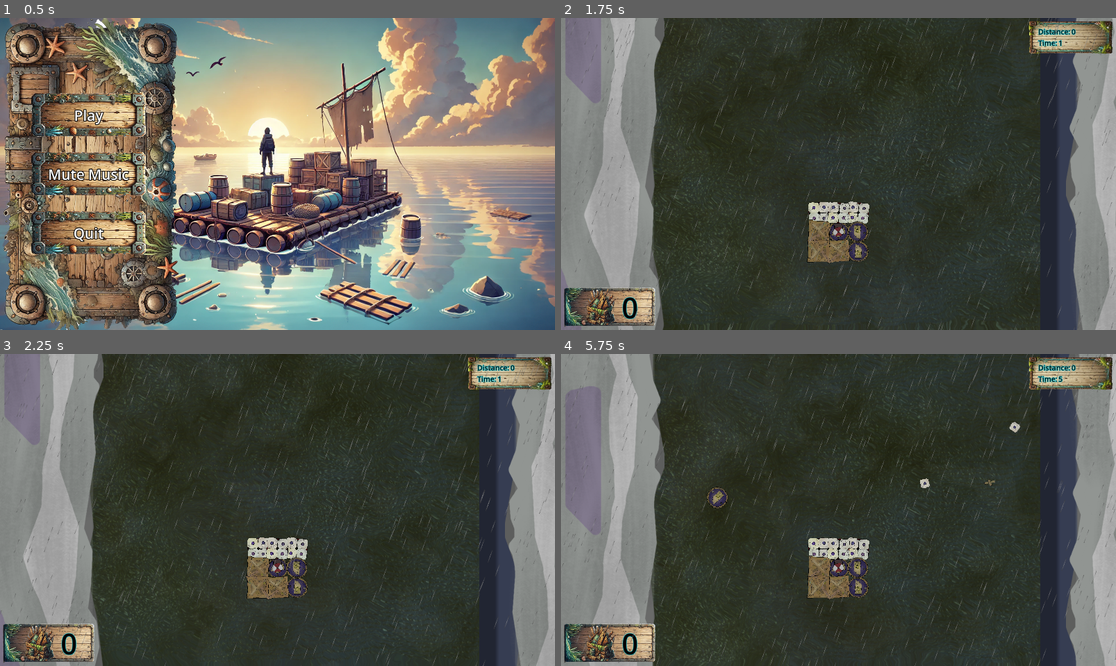
Above: before the commit, frames 1-4 (two rows, left to right).
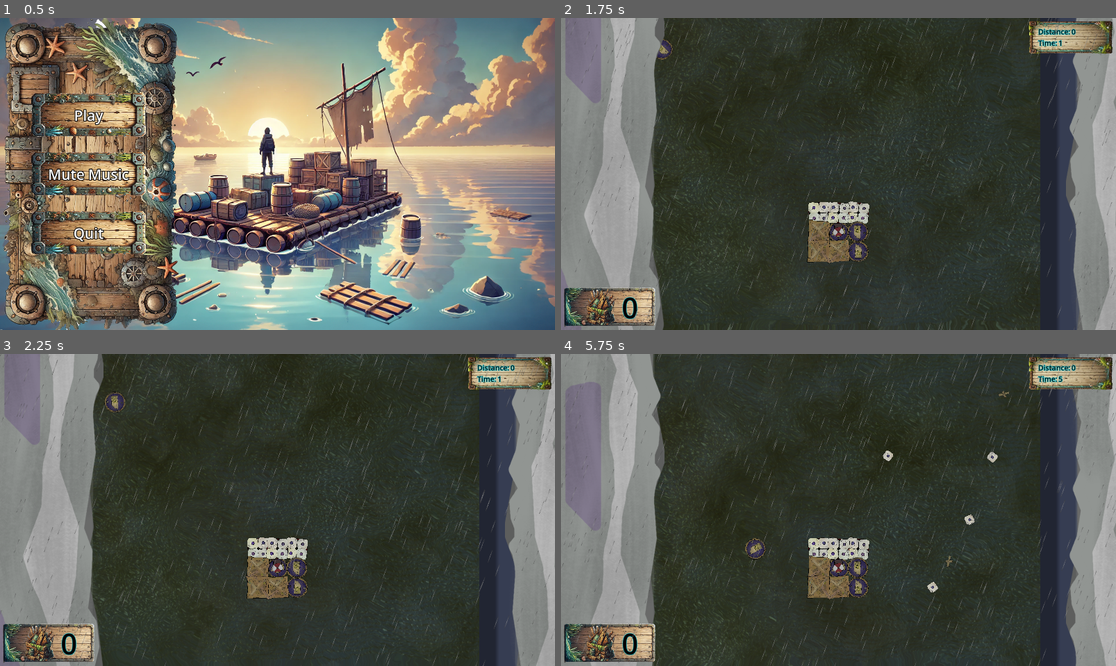
Above: after the commit, the same moments.

Repository: ARCsweden/GameJam2024FallA
Game: Godot game, scene res://UI/main_menu.tscn
Same seed, same stepped clock (60 frames per second), same inputs: the game is played once before the commit and once after it. The engine's default icon, where the game draws it, is replaced by a stand-in: a white triangle on a blue panel in a dark square.
Inputs (mouse positions are in pixels of both pictures, inside the frame that each line leads up to):
- Up to frame 1 (0.5 s): no input
- Up to frame 2 (1.75 s): click "Play" at 0.5 s; tap Enter (DebugRebuild) at 1.25 s; move the mouse to (960, 158) at 1.27 s; click (960, 158) at 1.42 s
- Up to frame 3 (2.25 s): move the mouse to (166, 525) at 2.02 s; click (166, 525) at 2.17 s
- Up to frame 4 (5.75 s): move the mouse to (894, 441) at 2.77 s; click (894, 441) at 2.92 s; move the mouse to (810, 572) at 3.52 s; click (810, 572) at 3.67 s; move the mouse to (1005, 556) at 4.27 s; click (1005, 556) at 4.42 s; move the mouse to (672, 463) at 5.02 s; click (672, 463) at 5.17 s

Frame 1 is identical in both runs. In frame 2, 0.1% of the frame differs, in the area x 17-81%, y 6-73%; in frame 3, 0.2%; in frame 4, 2.0%, in the area x 0-100%, y 0-100%.

Commit message:
Moved game mechanic variables into Global.gd

Diff:
--- a/dontdrowntogether/Scenes/player.tscn
+++ b/dontdrowntogether/Scenes/player.tscn
@@ -48,7 +48,6 @@
 
 [node name="Hook" parent="." instance=ExtResource("4_12b52")]
 visible = false
-distance = 400.0
 
 [node name="TileCheckArea" type="Area2D" parent="."]
 collision_layer = 512
--- a/dontdrowntogether/Scripts/Global.gd
+++ b/dontdrowntogether/Scripts/Global.gd
@@ -4,6 +4,52 @@
 var raft_tile_length: int = 100
 var rng = RandomNumberGenerator.new()
 
-# Player
 var scrapAmount : int = 0
-var repair_cost : int = 1
+
+### MECHANICS ###
+# Cost in scrap to repair a tile
+const repair_cost : int = 1
+# Max hp of a tile
+const raft_max_hp := 10.0
+# Amount of tile hp repaired with a single repair (clamps at raft_max_hp)
+const repair_amount : float = 1.0
+
+# Timer range for tile decay (randomized) in seconds. Lower values is faster decay
+const raft_decay_min : float = 10.0
+const raft_decay_max : float = 20.0
+# Amount of HP lost on decay tick
+const raft_decay_amount : float = 1.0
+
+# The amount of force applied while holding paddle
+const paddle_force : float = 50.0
+const player_move_speed : float = 200.0  # Movement speed of the character/s
+const hook_distance : float = 400.0
+const hook_speed : float = 0.5 # In s. Lower value is faster
+const hook_retract : float = 0.1 # In s. Lower value is faster
+
+# Rand range of grunka scrap value (determined on spawn)
+const grunka_value_min : int = 1
+const grunka_value_max : int = 5
+
+# Spawn timer range for grunkor in s (lower value is more frequent)
+const grunka_spawn_min : float = 0.25
+const grunka_spawn_max : float = 1.0
+
+const grunka_xvel : float = 50.0 # Initial speed in x direction (in random range + to -)
+const grunka_yvel_min : float = 100.0 # Initial speed in y direction
+const grunka_yvel_max : float = 300.0 # Initial speed in y direction
+const grunka_ang_vel : float = 2.0 # Initial angular veclocity in radians/s (in random range + to -)
+
+# Spawn timer range for stones in s (lower value is more frequent)
+const stone_spawn_min : float = 5.0
+const stone_spawn_max : float = 10.0
+const stone_size_min : float = 50.0
+const stone_size_max : float = 200.0
+
+# Raft max dimensions
+const raft_rows : int = 5
+const raft_columns : int = 5
+const raft_start_radius : int = 1 # layers outside the center tile. 1 = 3x3 square
+
+const river_force : float = 20.0
+const river_acc : float = 0.1 # Amount that river_force increases every second
--- a/dontdrowntogether/Scripts/game.gd
+++ b/dontdrowntogether/Scripts/game.gd
@@ -29,27 +29,27 @@
 	SignalBus.pickup_grunka.connect(_on_pickup_grunka)
 
 	grunk_timer.connect("timeout", _on_grunk_spawn)
-	grunk_timer.start(randf_range(1.5, 3.0))
+	grunk_timer.start(randf_range(Global.grunka_spawn_min, Global.grunka_spawn_max))
 
 	stone_timer.connect("timeout", _on_stone_spawn)
-	stone_timer.start(randf_range(5.0, 10.0))
+	stone_timer.start(randf_range(Global.stone_spawn_min, Global.stone_spawn_max))
 
 func _on_grunk_spawn() -> void:
 	var grunka: Grunka = GrunkaScene.instantiate()
-	var value = randi_range(1, 5)
+	var value = randi_range(Global.grunka_value_min, Global.grunka_value_max)
 	grunka.value = value
 	grunka.position = Vector2(randf_range(-1900, 1900), -1000) + raft.position
-	grunka.angular_velocity = randf_range(-1.0, 1.0)
-	grunka.linear_velocity = Vector2(randf_range(-50.0, 50.0), randf_range(100.0, 300.0))
+	grunka.angular_velocity = randf_range(-Global.grunka_ang_vel, Global.grunka_ang_vel)
+	grunka.linear_velocity = Vector2(randf_range(-Global.grunka_xvel, Global.grunka_xvel), randf_range(Global.grunka_yvel_min, Global.grunka_yvel_max))
 	add_child(grunka)
 	# Randomize timer
-	grunk_timer.start(randf_range(0.25, 1.0))
+	grunk_timer.start(randf_range(Global.grunka_spawn_min, Global.grunka_spawn_max))
 
 func _on_stone_spawn() -> void:
 	var stone = stone_Scene.instantiate()
 	stone.position = Vector2(randf_range(-1900, 1900), randf_range(-1000, -1900)) + raft.position
 	add_child(stone)
-	stone_timer.start(randf_range(5.0, 10.0))
+	stone_timer.start(randf_range(Global.stone_spawn_min, Global.stone_spawn_max))
 
 func _on_pickup_grunka(value: int) -> void:
 	Global.scrapAmount += value
--- a/dontdrowntogether/Scripts/grunka.gd
+++ b/dontdrowntogether/Scripts/grunka.gd
@@ -20,7 +20,7 @@
 func _on_hooked(body, player: Node2D) -> void:
 	if body == self:
 		var tween = get_tree().create_tween()
-		tween.tween_property(self, "global_position", player.global_position, 0.1)
+		tween.tween_property(self, "global_position", player.global_position, Global.hook_retract)
 		tween.tween_callback(pickup)
 
 func pickup() -> void:
--- a/dontdrowntogether/Scripts/hook.gd
+++ b/dontdrowntogether/Scripts/hook.gd
@@ -5,8 +5,8 @@
 @onready var coll: CollisionShape2D = $Area2D/CollisionShape2D
 @onready var hook_audio_stream_player: AudioStreamPlayer = $Hook_AudioStreamPlayer
 
-@export var distance: float = 200.0
-@export var speed: float = 0.5
+var distance: float = Global.hook_distance
+var speed: float = Global.hook_speed
 
 var thrown: bool = false
 var tween: Tween
@@ -41,5 +41,5 @@
 func _on_area_2d_body_entered(body: Node2D) -> void:
 	SignalBus.hooked.emit(body, get_parent())
 	tween = get_tree().create_tween()
-	tween.tween_property(self, "global_position", get_parent().global_position, 0.1)
+	tween.tween_property(self, "global_position", get_parent().global_position, Global.hook_retract)
 	tween.tween_callback(_on_finished)
--- a/dontdrowntogether/Scripts/player.gd
+++ b/dontdrowntogether/Scripts/player.gd
@@ -3,8 +3,9 @@
 
 @onready var hook: Hook = $Hook
 @onready var sprite: Sprite2D = $Sprite2D
+@onready var label: Label = $PlayerBoundUi/Label
 
-@export var speed: float = 200.0  # Movement speed of the character
+@export var speed: float = Global.player_move_speed
 
 var controller_id
 
@@ -66,7 +67,7 @@
 				#NULL CHECK FOR LAST REPAIRABLE TILE
 				last_tile.call_repair()
 				if(Global.scrapAmount < Global.repair_cost):
-					$PlayerBoundUi/Label.visible = false
+					label.visible = false
 					can_repair = false
 
 func repair_raft_tile() -> void:
@@ -74,19 +75,19 @@
 
 func _on_damage_tile_entered(_area):
 	if(Global.scrapAmount >= Global.repair_cost):
-		$PlayerBoundUi/Label.text = repair_prompt
-		$PlayerBoundUi/Label.visible = true
+		label.text = repair_prompt
+		label.visible = true
 		can_repair = true
 
 func _on_repair_check_area_area_exited(_area: Area2D) -> void:
-	$PlayerBoundUi/Label.visible = false
+	label.visible = false
 	can_repair = false
 
 func set_repair(_status) -> void:
 	can_repair = _status
-	$PlayerBoundUi/Label.visible = _status
+	label.visible = _status
 	if(_status):
-		$PlayerBoundUi/Label.text = repair_prompt
+		label.text = repair_prompt
 
 func _on_pickup_grunka(value: int) -> void:
 	if(last_tile.get_health() < last_tile.get_max_health()):
--- a/dontdrowntogether/Scripts/raft_body.gd
+++ b/dontdrowntogether/Scripts/raft_body.gd
@@ -5,14 +5,14 @@
 # Preloads scene for faster loading
 var RaftTileScene := load("res://Scenes/RaftTile.tscn")
 
-var rows: int = 5
-var columns: int = 5
+var rows: int = Global.raft_rows
+var columns: int = Global.raft_columns
 
 var raft_max_size = Vector2(Global.raft_tile_length*(columns+3), Global.raft_tile_length*(rows+3))
 
-var starting_area_squares: int = 1
+var starting_area_squares: int = Global.raft_start_radius
 
-var force_mult = 20
+var force_mult: float = Global.river_force
 
 var grid = []
 
@@ -38,9 +38,9 @@
 
 
 # Called every frame. 'delta' is the elapsed time since the previous frame.
-func _process(_delta: float) -> void:
+func _process(delta: float) -> void:
 	forward_force()
-	force_mult += 0.01
+	force_mult += Global.river_acc * delta
 	if Input.is_action_just_pressed("DebugTakeDamage"):
 		take_damage(2, 2)
 	if Input.is_action_just_pressed("DebugRebuild"):
@@ -53,7 +53,7 @@
 
 func _on_paddle(player_pos: Vector2, cur_dir: Vector2):
 	# Force based on player direction
-	apply_force(-cur_dir*50, player_pos)
+	apply_force(-cur_dir*Global.paddle_force, player_pos)
 
 func take_damage(r, c):
 	grid[r][c].take_damage(1.0)
--- a/dontdrowntogether/Scripts/raft_tile.gd
+++ b/dontdrowntogether/Scripts/raft_tile.gd
@@ -2,7 +2,6 @@
 
 @onready var hud: HUD = $"../../HUD"
 
-const max_hp := 10.0
 var health := 0.0
 var collision_scale = 0.9
 
@@ -22,7 +21,7 @@
 #Layer 5: Wall collision layer
 
 func setup_decay_timer() -> void:
-	decay_timer.start(randf_range(10.0, 20.0))
+	decay_timer.start(randf_range(Global.raft_decay_min, Global.raft_decay_max))
 
 # Called when the node enters the scene tree for the first time.
 func _ready() -> void:
@@ -43,7 +42,7 @@
 	decay_timer.timeout.connect(_on_decay)
 
 func _on_decay() -> void:
-	take_damage(1.0)
+	take_damage(Global.raft_decay_amount)
 	if health >= 0.0:
 		setup_decay_timer()
 
@@ -90,17 +89,17 @@
 
 func update_color() -> void:
 	self.modulate = Color(
-		lerp(0.8, 1.0, health / max_hp),
-		lerp(0.3, 1.0, health / max_hp),
-		lerp(0.3, 1.0, health / max_hp),
-		health / max_hp
+		lerp(0.8, 1.0, health / Global.raft_max_hp),
+		lerp(0.3, 1.0, health / Global.raft_max_hp),
+		lerp(0.3, 1.0, health / Global.raft_max_hp),
+		health / Global.raft_max_hp
 	)
 
 func repair():
 	$Repair_AudioStreamPlayer.play()
-	self.health += 1.0
+	self.health = clampf(health + Global.repair_amount, 0.0, Global.raft_max_hp)
 	update_color()
-	if health >= max_hp:
+	if health >= Global.raft_max_hp:
 		$RepairArea.set_collision_layer_value(2, false)
 	Global.scrapAmount -= Global.repair_cost
 	hud.update_scrap_Counter(Global.scrapAmount)
@@ -110,7 +109,7 @@
 func rebuild():
 	self.top_level_collision_shape.set_deferred("disabled", false)
 	$"./Sprite2D".visible = 1
-	self.health = max_hp
+	self.health = Global.raft_max_hp
 	update_color()
 	setup_decay_timer()
 	set_collision_layer_value(5, true) # tile collides with walls
--- a/dontdrowntogether/Scripts/repair_area.gd
+++ b/dontdrowntogether/Scripts/repair_area.gd
@@ -7,4 +7,4 @@
 	return $"..".health
 
 func get_max_health() -> float:
-	return $"..".max_hp
+	return Global.raft_max_hp
--- a/dontdrowntogether/stone.gd
+++ b/dontdrowntogether/stone.gd
@@ -4,11 +4,10 @@
 @onready var sprite2D_Node = $Sprite2D
 #@onready var newCollisionShape2D = CircleShape2D.new()
 
-var randomScale : Vector2
-var randomScaleNumber : int = 50
+var randomScaleNumber : float
 # Called when the node enters the scene tree for the first time.
 func _ready() -> void:
-	randomScaleNumber =  randi() % 151 + 50
+	randomScaleNumber = randf_range(Global.stone_size_min, Global.stone_size_max)
 	setup_collision_size()
 	setup_texture()
 	setup_sprite()
